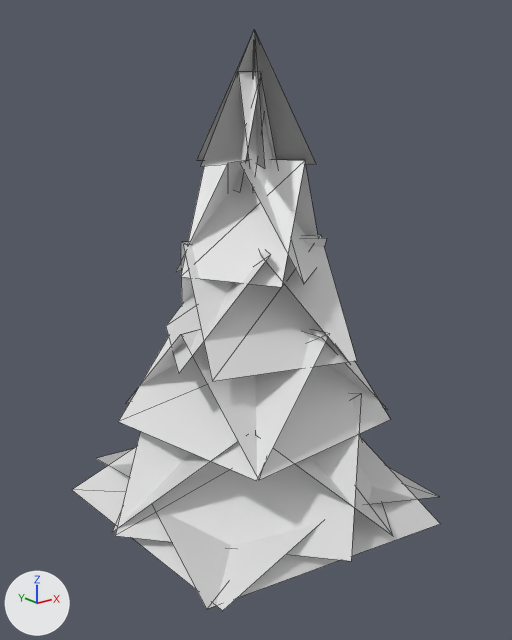
An edit to the glTF model app/assets/models/vegetation/lods/conifer_broad_far.glb, drawn before and after from the same camera.
Rendered twice from a 50 mm lens placed at (-9.49, -11.92, 9.09), pointed at (-0.07, -0.14, 4.38). The lights are fixed; the arrows at lower left show +X, +Y and +Z. The older version comes first. Mesh edges are drawn as thin lines. Vertices at exactly the same position are counted once.

Script lines for the objects in view, before the commit:
```python
me_conifer_broad_far = bpy.data.meshes.new('conifer_broad_far')
me_conifer_broad_far.from_pydata(...)  # 115 vertices, 67 faces; spans x -3.77..3.77, y -3.79..3.77, z -0.6..10.4
# faces by material slot: [51, 16]
me_conifer_broad_far.materials.append(mat_needles)  # white #e7e7e7
me_conifer_broad_far.materials.append(mat_trunk)  # white #e7e7e7
ob_conifer_broad_far = bpy.data.objects.new('conifer_broad_far', me_conifer_broad_far)
ob_conifer_broad_far.location = (0.0, 0.0, 0.0)
```
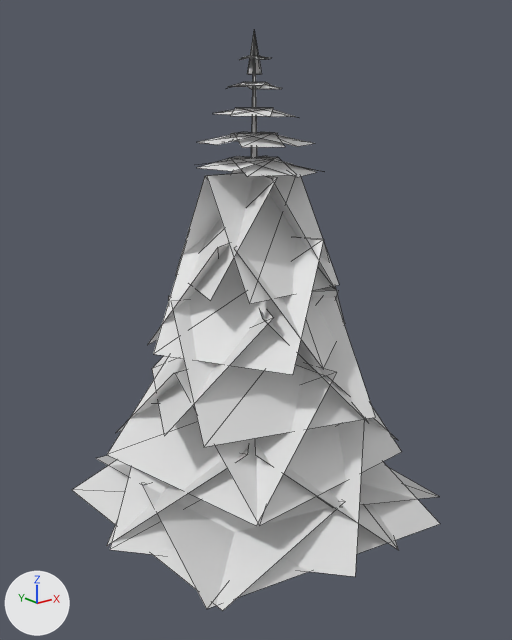
What differs and where, as boxes [x1, y1, x2, y2] in the pictures (512 x 640 px):
part 1 of me_conifer_broad_far, rebuilt (13% wider, 9% taller): before [112, 439, 238, 532]; after [107, 445, 249, 546]
part 2 of me_conifer_broad_far, rebuilt: before [115, 393, 361, 561]; after [110, 419, 364, 577]
part 3 of me_conifer_broad_far, rebuilt: before [255, 432, 393, 536]; after [255, 442, 398, 549]
part 4 of me_conifer_broad_far, rebuilt: before [126, 330, 197, 403]; after [116, 370, 184, 433]
part 5 of me_conifer_broad_far, rebuilt (8% wider, 13% taller): before [118, 330, 330, 480]; after [107, 356, 336, 525]
part 6 of me_conifer_broad_far, rebuilt (9% wider): before [181, 331, 390, 480]; after [175, 370, 402, 526]
part 7 of me_conifer_broad_far, rebuilt (15% wider, 6% shorter): before [303, 331, 386, 409]; after [300, 366, 396, 439]
part 8 of me_conifer_broad_far, rebuilt: before [166, 251, 270, 373]; after [153, 237, 324, 375]
part 9 of me_conifer_broad_far, rebuilt: before [183, 235, 357, 381]; after [234, 247, 345, 369]
part 10 of me_conifer_broad_far, rebuilt: before [259, 251, 349, 362]; after [294, 237, 344, 321]
part 11 of me_conifer_broad_far, rebuilt: before [181, 238, 326, 304]; after [147, 243, 229, 345]
part 12 of me_conifer_broad_far, rebuilt: before [181, 159, 305, 287]; after [189, 169, 277, 300]
part 13 of me_conifer_broad_far, rebuilt: before [240, 160, 316, 284]; after [262, 176, 335, 289]
part 14 of me_conifer_broad_far, rebuilt: before [272, 159, 318, 238]; after [175, 173, 237, 275]
part 15 of me_conifer_broad_far, reshaped: before [176, 30, 316, 272]; after [152, 30, 375, 447]

Diff of the bpy script that builds the scene:
```diff
--- a/app/assets/models/vegetation/lods/conifer_broad_far.glb.py
+++ b/app/assets/models/vegetation/lods/conifer_broad_far.glb.py
@@ me_conifer_broad_far @@
 # used by ob_conifer_broad_far; location = (0.0, 0.0, 0.0)
-me_conifer_broad_far.from_pydata(...)  # 115 vertices, 67 faces; spans x -3.77..3.77, y -3.79..3.77, z -0.6..10.4
+me_conifer_broad_far.from_pydata(...)  # 235 vertices, 127 faces; spans x -3.92..3.92, y -3.88..3.92, z -0.6..10.4
+# me_conifer_broad_far part 1: the loose piece of 4 vertices spanning x -3.77..1.62, y -1.83..3.74, z 0.37..2.72 is rebuilt with 4 vertices and now spans x -3.92..1.68, y -1.9..3.88, z 0.1..2.32
+# me_conifer_broad_far part 2: the loose piece of 4 vertices spanning x -3.77..1.62, y -3.74..1.83, z 0.37..2.72 is rebuilt with 4 vertices and now spans x -3.92..1.68, y -3.88..1.9, z 0.1..2.32
+# me_conifer_broad_far part 3: the loose piece of 4 vertices spanning x -1.51..3.77, y -3.7..1.92, z 0.37..2.72 is rebuilt with 4 vertices and now spans x -1.57..3.92, y -3.84..1.99, z 0.1..2.32
+# me_conifer_broad_far part 4: the loose piece of 4 vertices spanning x -2.13..2.03, y -0.09..2.47, z 2.09..4.44 is rebuilt with 4 vertices and now spans x -2.34..2.22, y -0.1..2.71, z 1.29..3.64
+# me_conifer_broad_far part 5: the loose piece of 4 vertices spanning x -2.75..0.41, y -2.47..1.99, z 2.09..4.44 is rebuilt with 4 vertices and now spans x -3.01..0.45, y -2.71..2.18, z 1.29..3.64
+# me_conifer_broad_far part 6: the loose piece of 4 vertices spanning x -2.03..2.16, y -2.5..0.12, z 2.09..4.44 is rebuilt with 4 vertices and now spans x -2.22..2.37, y -2.74..0.13, z 1.29..3.64
+# me_conifer_broad_far part 7: the loose piece of 4 vertices spanning x -0.13..2.51, y -2.02..2.18, z 2.09..4.44 is rebuilt with 4 vertices and now spans x -0.15..2.76, y -2.22..2.39, z 1.29..3.64
+# me_conifer_broad_far part 8: the loose piece of 4 vertices spanning x -2.39..0.72, y -1.42..2.27, z 3.81..6.16 is rebuilt with 4 vertices and now spans x -2.37..0.76, y -2.26..1.36, z 3.93..6.28
+# me_conifer_broad_far part 9: the loose piece of 4 vertices spanning x -2.09..1.52, y -2.27..0.49, z 3.81..6.16 is rebuilt with 4 vertices and now spans x -1.26..2.35, y -2.41..0.93, z 3.93..6.28
+# me_conifer_broad_far part 10: the loose piece of 4 vertices spanning x -0.89..2.45, y -2.37..1.32, z 3.81..6.16 is rebuilt with 4 vertices and now spans x -0.73..2.36, y -1.38..2.24, z 3.93..6.28
+# me_conifer_broad_far part 11: the loose piece of 4 vertices spanning x -1.36..2.34, y -0.84..2.43, z 3.81..6.16 is rebuilt with 4 vertices and now spans x -2.17..1.43, y -0.63..2.31, z 3.93..6.28
+# me_conifer_broad_far part 12: the loose piece of 4 vertices spanning x -1.7..0.55, y -1.62..0.98, z 5.53..7.88 is rebuilt with 4 vertices and now spans x -1.71..0.35, y -1.16..1.57, z 5.25..7.6
+# me_conifer_broad_far part 13: the loose piece of 4 vertices spanning x -0.9..1.69, y -1.73..0.67, z 5.53..7.88 is rebuilt with 4 vertices and now spans x -0.46..1.78, y -1.66..1.12, z 5.25..7.6
+# me_conifer_broad_far part 14: the loose piece of 4 vertices spanning x -0.53..1.69, y -0.99..1.61, z 5.53..7.88 is rebuilt with 4 vertices and now spans x -1.21..1.3, y -0.08..1.5, z 5.25..7.6
+# me_conifer_broad_far part 15: 26 vertices removed from x -1.56..1.36, y -1.17..1.66, z 5.53..9.6; 146 vertices added at x -2.85..2.91, y -2.82..2.9, z 2.61..9.9
+# other edits to the shape of me_conifer_broad_far do not show in these pictures
 me_conifer_broad_far.materials.append(mat_needles)
```
